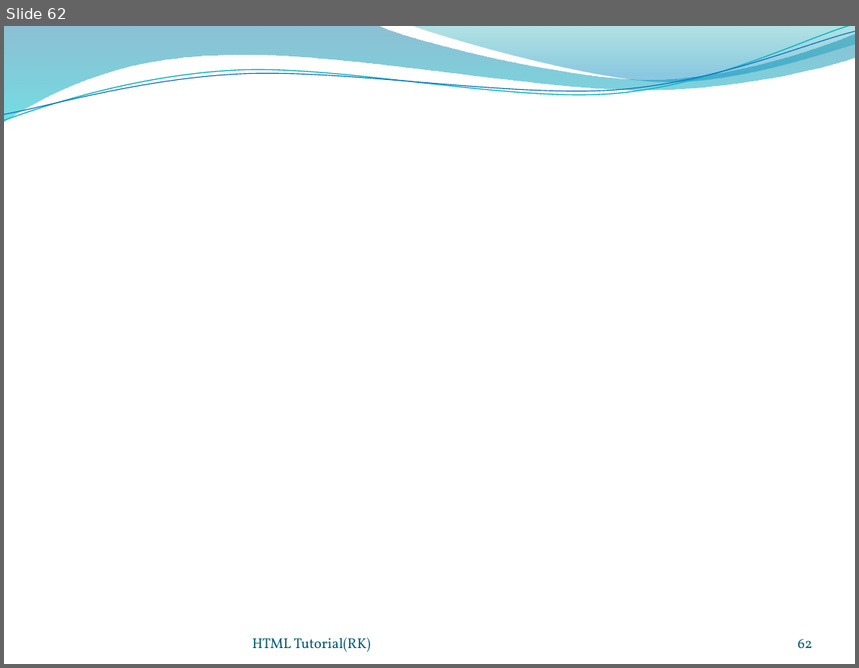
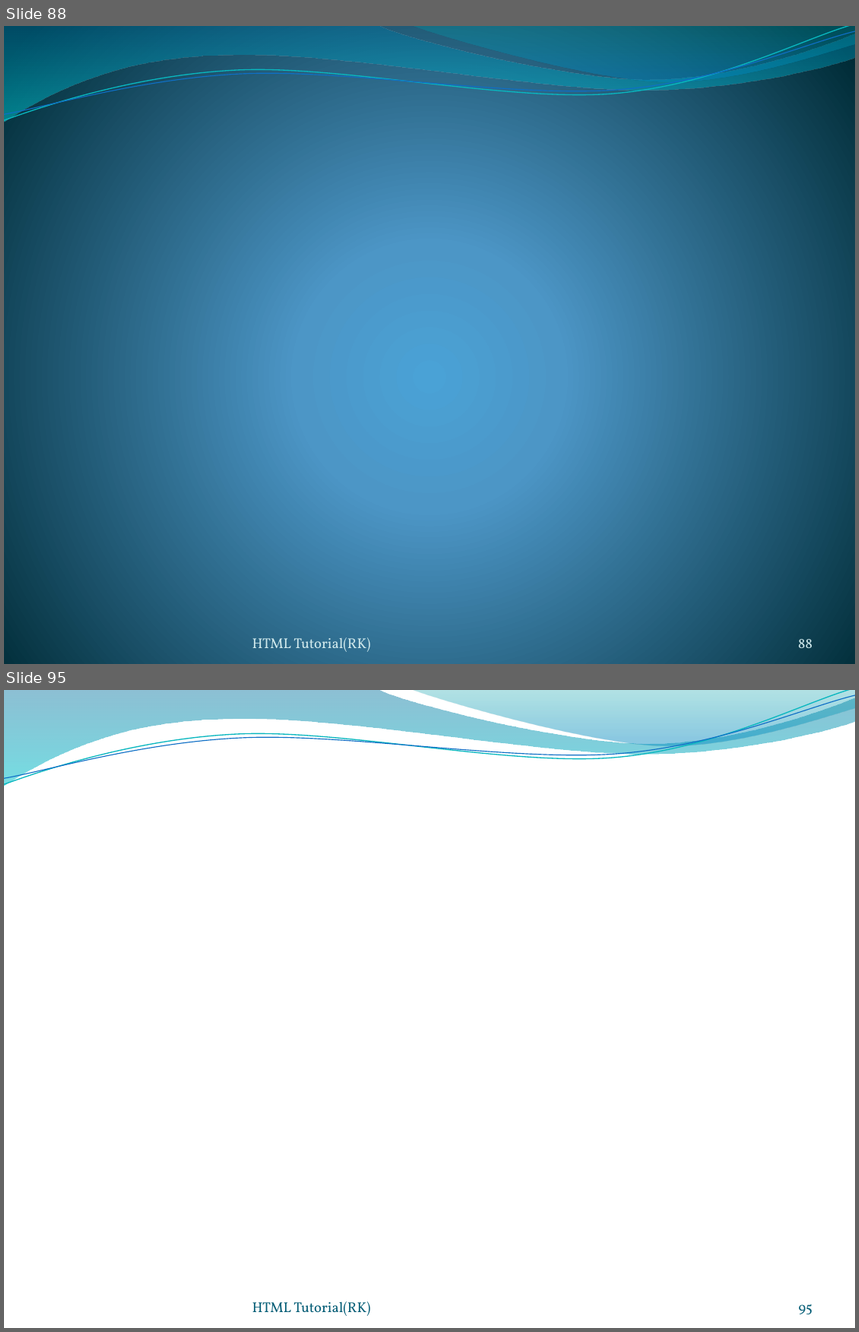
Before and after one commit to rakeshpriyad/tutorial-react-html-css-js-java, a slide deck: JavaScript.pptx. Shown one above the other, each under a label of ours: slide 62 before the commit, slides 88 and 95 after it; the slides between them are not shown. The pictures are 859x668 and 859x1332 pixels, drawn with LibreOffice and Linux fonts; fonts in the diff are those of the drawing; background and template pictures are left out. Boxes give left, top, right and bottom in pixels: in the first picture for what was removed or moved away, otherwise in the second. Text is boxed around its words. In the diff, an @@ line names an element or a change of style, - is before the commit and + after.

```diff
--- a/JavaScript.pptx
+++ b/JavaScript.pptx
@@ slide 88 added at box(4, 26, 855, 664), background gradient #4AA0D6 to #4C98C7 to #002C38; not listed: 4 template elements that a slide beside it also shows @@
@@ text added at box(253, 638, 370, 652), 12 pt, text #D1EAEE @@
+HTML Tutorial(RK)
@@ page number added at box(798, 639, 813, 648), 12 pt, text #D1EAEE @@
+88
@@ what was slide 62 is now slide 95 @@
@@ page number at box(799, 1305, 813, 1315): text changed @@
-62
+95
```
Also in this commit, not shown: 32 other slides added, 11 other files.
